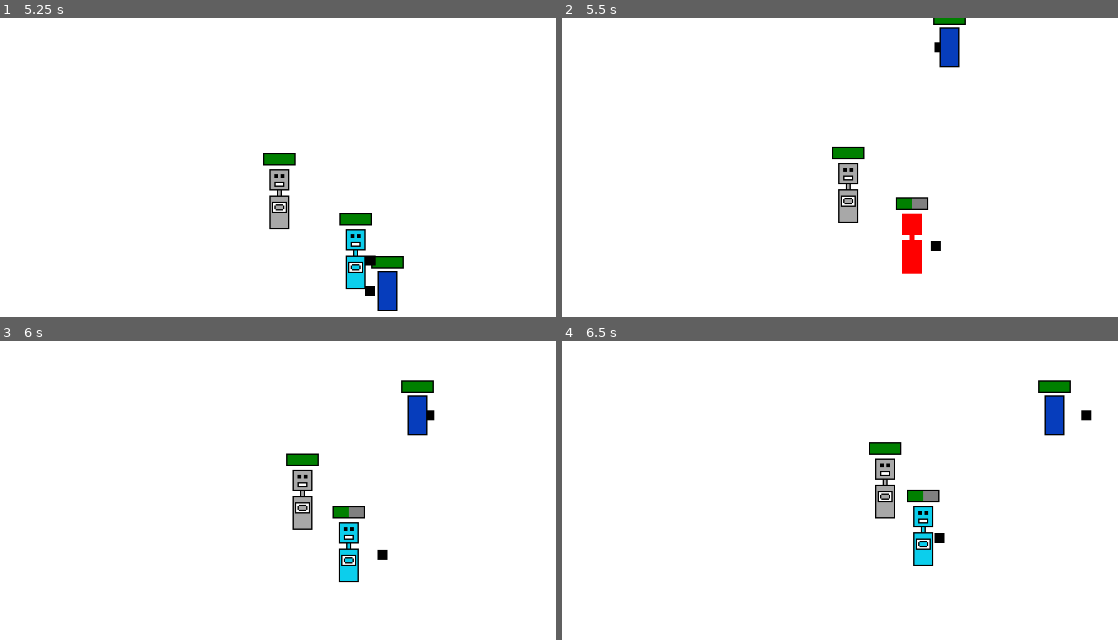
Above: before the commit, frames 1-4 (two rows, left to right).
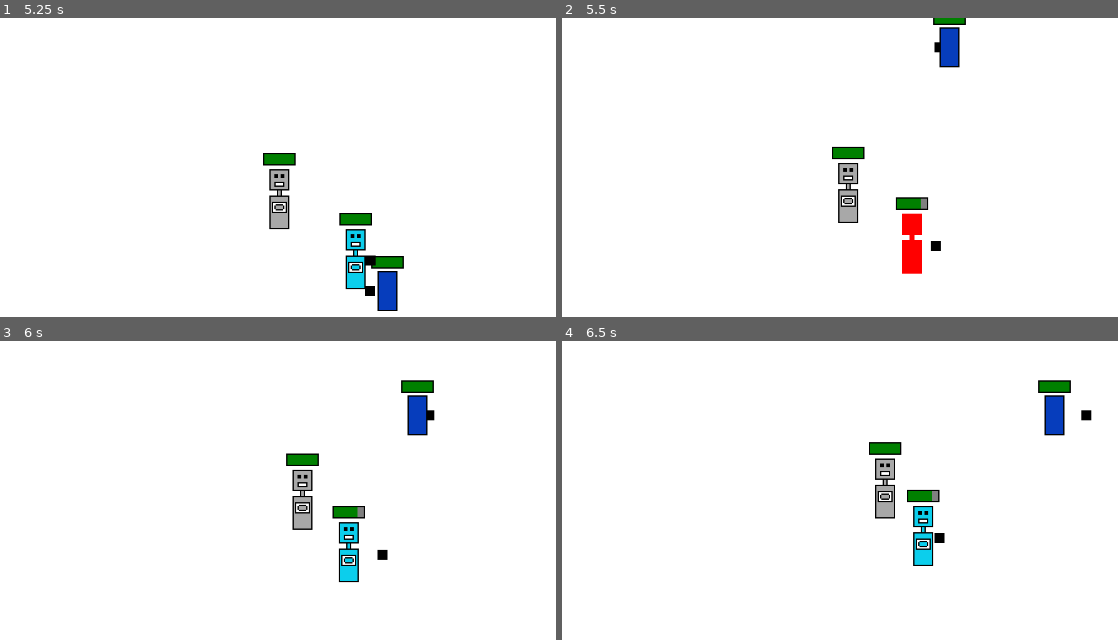
Above: after the commit, the same moments.

Repository: SSS-BBB/RecteeFight
Game: Godot game, scene res://PlayScenes/GameScenes/World/world.tscn
Same seed, same stepped clock (60 frames per second), same inputs: the game is played once before the commit and once after it.
Inputs:
- Up to frame 1 (5.25 s): hold D (move_right) 0.53-1.28 s; hold Space (attack) 0.53-1.28 s; hold S (move_down) 1.28-2.03 s; tap Space (attack) at 1.35, 2.85, 4.35 s; hold D (move_right) 2.03-2.78 s; hold Space (attack) 2.03-2.78 s; hold W (move_up) 2.78-3.53 s; hold Space (attack) 3.53-4.28 s; hold A (move_left) 3.53-5.03 s; hold S (move_down) from 5.03 s (still down); hold Space (attack) from 5.03 s (still down)
- Up to frame 2 (5.5 s): keep holding S (move_down); keep holding Space (attack)
- Up to frame 3 (6 s): release S (move_down) at 5.78 s; release Space (attack) at 5.78 s; hold D (move_right) from 5.78 s (still down); tap Space (attack) at 5.85 s
- Up to frame 4 (6.5 s): keep holding D (move_right)

Frame 1 is identical in both runs. In frame 2, less than 0.1% of the frame differs, in the area x 62-65%, y 60-64%; in frame 3, less than 0.1%; in frame 4, less than 0.1%.

Commit message:
Added apply effect to player
-added apply effect component
-added player debug component to see player stats after effect applied to player
-play pick up SFX when player pick up an upgrade

Diff:
--- /dev/null
+++ b/Entities/Actors/Components/ApplyEffect/apply_effect_component.gd
@@ -0,0 +1,65 @@
+class_name ApplyEffectComponent extends Node2D
+
+@export var _health_component: HealthComponent # current health, max health
+@export var _player_control: PlayerControl # speed
+@export var _melee_attack_component: MeleeAttackComponent # attck speed, damage
+@export var _pick_up_audio_player: AudioStreamPlayer2D
+
+signal effect_applied
+
+func apply_effect(upgrade_resource: UpgradePotionResource) -> bool:
+	var applied_successfully: bool = false
+	match upgrade_resource.effect:
+		UpgradePotionResource.Effect.CURRENT_HEALTH:
+			applied_successfully = _upgrade_current_health(upgrade_resource.value_i)
+		UpgradePotionResource.Effect.MAX_HEALTH:
+			applied_successfully = _upgrade_max_health(upgrade_resource.value_i)
+		UpgradePotionResource.Effect.SPEED:
+			applied_successfully = _upgrade_speed(upgrade_resource.value_f)
+		UpgradePotionResource.Effect.ATTACK_SPEED:
+			applied_successfully = _upgrade_attack_speed(upgrade_resource.value_f)
+		UpgradePotionResource.Effect.DAMAGE:
+			applied_successfully = _upgrade_attack_damage(upgrade_resource.value_i)
+		_:
+			push_error("ApplyEffectComponent: effect " + str(upgrade_resource.effect) + " is not implemented yet.")
+
+	if applied_successfully:
+		if _pick_up_audio_player:
+			_pick_up_audio_player.stream = upgrade_resource.get_audio
+			_pick_up_audio_player.play()
+		else:
+			push_warning("ApplyEffectComponent: _pick_up_audio_player is not initialized. cannot play audio when pick up an upgrade potion.")
+
+		effect_applied.emit()
+
+	return applied_successfully
+
+func _upgrade_current_health(value: int) -> bool:
+	if not _health_component:
+		push_error("ApplyEffectComponent: _health_component is not initialized. cannot upgrade current health.")
+		return false
+	return _health_component.gain_health(value)
+
+func _upgrade_max_health(value: int) -> bool:
+	if not _health_component:
+		push_error("ApplyEffectComponent: _health_component is not initialized. cannot upgrade max health.")
+		return false
+	return _health_component.update_max_health(value)
+
+func _upgrade_speed(value: float) -> bool:
+	if not _player_control:
+		push_error("ApplyEffectComponent: _player_control is not initialized. cannot upgrade speed.")
+		return false
+	return _player_control.upgrade_speed(value)
+
+func _upgrade_attack_speed(value: float) -> bool:
+	if not _melee_attack_component:
+		push_error("ApplyEffectComponent: _melee_attack_component is not initialized. cannot upgrade attack speed.")
+		return false
+	return _melee_attack_component.upgrade_attack_speed(value)
+
+func _upgrade_attack_damage(value: int) -> bool:
+	if not _melee_attack_component:
+		push_error("ApplyEffectComponent: _melee_attack_component is not initialized. cannot upgrade attack damage.")
+		return false
+	return _melee_attack_component.upgrade_damage(value)
--- /dev/null
+++ b/Entities/Actors/Components/ApplyEffect/apply_effect_component.tscn
@@ -0,0 +1,9 @@
+[gd_scene load_steps=2 format=3 uid="uid://cvvsubu5jc88s"]
+
+[ext_resource type="Script" uid="uid://1v78oygt6qpk" path="res://Entities/Actors/Components/ApplyEffect/apply_effect_component.gd" id="1_ysagh"]
+
+[node name="ApplyEffectComponent" type="Node2D" node_paths=PackedStringArray("_health_component", "_player_control", "_melee_attack_component")]
+script = ExtResource("1_ysagh")
+_health_component = NodePath("")
+_player_control = NodePath("")
+_melee_attack_component = NodePath("")
--- a/Entities/Actors/Components/Health/health_component.gd
+++ b/Entities/Actors/Components/Health/health_component.gd
@@ -82,16 +82,20 @@
 
 	return true
 
-func update_max_health(value: int, update_health: bool = true) -> void:
-	_max_health = value
+func update_max_health(value: int, update_health: bool = true) -> bool:
+	_max_health += value
 	if update_health:
 		_health = _max_health
 
 	health_update.emit(_health)
+	return true
 
 func force_die() -> void:
 	_health = 0
 	actor_die.emit()
 
+func get_current_health() -> int:
+	return _health
+
 func get_max_health() -> int:
 	return _max_health
--- a/Entities/Actors/Components/MeleeAttack/Node/melee_attack_component.gd
+++ b/Entities/Actors/Components/MeleeAttack/Node/melee_attack_component.gd
@@ -123,3 +123,18 @@
 		_tween.tween_callback(_finished_punching)
 		_tween.bind_node(self)
 		_tween.play()
+
+func upgrade_attack_speed(value: float) -> bool:
+	_attack_duration -= value
+	_attack_duration = max(0.01, _attack_duration)
+	return true
+
+func upgrade_damage(value: int) -> bool:
+	_attack_damage += value
+	return true
+
+func get_attack_duration() -> float:
+	return _attack_duration
+
+func get_attack_damage() -> int:
+	return _attack_damage
--- a/Entities/Actors/Enemies/Robots/BasicRobot/Nodes/basic_robot.tscn
+++ b/Entities/Actors/Enemies/Robots/BasicRobot/Nodes/basic_robot.tscn
@@ -22,40 +22,40 @@
 wave_rate_i = 1
 wave_rate_f = 0.0
 wave_dependent = true
-drop_chance = 0.5
+drop_chance = 1.0
 metadata/_custom_type_script = "uid://dko7pib03fyae"
 
 [sub_resource type="Resource" id="Resource_861ij"]
 script = ExtResource("8_861ij")
 upgrade_effect = 1
-init_value_i = 0
+init_value_i = 5
 init_value_f = 0.0
 wave_rate_i = 0
 wave_rate_f = 0.0
 wave_dependent = true
-drop_chance = 0.2
+drop_chance = 1.0
 metadata/_custom_type_script = "uid://dko7pib03fyae"
 
 [sub_resource type="Resource" id="Resource_aatql"]
 script = ExtResource("8_861ij")
 upgrade_effect = 2
 init_value_i = 0
-init_value_f = 0.0
+init_value_f = 15.0
 wave_rate_i = 0
 wave_rate_f = 0.0
 wave_dependent = true
-drop_chance = 0.3
+drop_chance = 1.0
 metadata/_custom_type_script = "uid://dko7pib03fyae"
 
 [sub_resource type="Resource" id="Resource_s2ru4"]
 script = ExtResource("8_861ij")
 upgrade_effect = 4
-init_value_i = 0
+init_value_i = 2
 init_value_f = 0.0
 wave_rate_i = 0
 wave_rate_f = 0.0
 wave_dependent = true
-drop_chance = 0.25
+drop_chance = 1.0
 metadata/_custom_type_script = "uid://dko7pib03fyae"
 
 [sub_resource type="ShaderMaterial" id="ShaderMaterial_j4ywm"]
--- a/Entities/Actors/Enemies/Robots/TeleportaionRobot/Nodes/teleportation_robot.tscn
+++ b/Entities/Actors/Enemies/Robots/TeleportaionRobot/Nodes/teleportation_robot.tscn
@@ -26,8 +26,8 @@
 [node name="TeleportationRobot" instance=ExtResource("1_bpxhg")]
 
 [node name="HealthComponent" parent="ComponentsContainer" index="0"]
-_init_max_health = 3
-_max_health_range_radius = 2
+_init_max_health = 5
+_max_health_range_radius = 1
 
 [node name="MeleeAttackComponent" parent="ComponentsContainer" index="2"]
 _init_attack_duration = 1.75
--- a/Entities/Actors/Player/Components/PlayerControl/player_control.gd
+++ b/Entities/Actors/Player/Components/PlayerControl/player_control.gd
@@ -55,3 +55,10 @@
 		_player_body.global_position.y += get_viewport().size.y
 	elif _player_body.global_position.y >= get_viewport().size.y:
 		_player_body.global_position.y -= get_viewport().size.y
+
+func upgrade_speed(value: float) -> bool:
+	_player_speed += value
+	return true
+
+func get_speed() -> float:
+	return _player_speed
--- /dev/null
+++ b/Entities/Actors/Player/Components/PlayerDebugComponent/player_debug_component.gd
@@ -0,0 +1,34 @@
+class_name PlayerDebugComponent extends Node2D
+
+@export var _health_component: HealthComponent # current health, max health
+@export var _player_control: PlayerControl # speed
+@export var _melee_attack_component: MeleeAttackComponent # attck speed, damage
+@export var _apply_effect_component: ApplyEffectComponent
+
+func _ready() -> void:
+	if not _apply_effect_component:
+		push_error("PlayerDebugComponent: _apply_effect_component is not initialized. cannot see player stats after effects are applied.")
+		return
+	_apply_effect_component.effect_applied.connect(_show_stats)
+	_show_stats()
+
+func _show_stats() -> void:
+	print("Player Stats")
+	if _health_component:
+		print("Current Health: " + str(_health_component.get_current_health()))
+		print("Max Health: " + str(_health_component.get_max_health()))
+	else:
+		push_warning("PlayerDebugComponent: _health_component is not initialized. cannot show player's current health and max health.")
+
+	if _player_control:
+		print("Speed: " + str(_player_control.get_speed()))
+	else:
+		push_warning("PlayerDebugComponent: _player_control is not initialized. cannot show player's speed.")
+
+	if _melee_attack_component:
+		print("Attack Duration: " + str(_melee_attack_component.get_attack_duration()))
+		print("Attack Damage: " + str(_melee_attack_component.get_attack_damage()))
+	else:
+		push_warning("PlayerDebugComponent: _melee_attack_component is not initialized. cannot show player's attack duration and damage.")
+
+	print("--------------------------------------------------")
--- /dev/null
+++ b/Entities/Actors/Player/Components/PlayerDebugComponent/player_debug_component.tscn
@@ -0,0 +1,10 @@
+[gd_scene load_steps=2 format=3 uid="uid://djeyfq48syq50"]
+
+[ext_resource type="Script" uid="uid://b57vh1ba3tsp6" path="res://Entities/Actors/Player/Components/PlayerDebugComponent/player_debug_component.gd" id="1_id7yf"]
+
+[node name="PlayerDebugComponent" type="Node2D" node_paths=PackedStringArray("_health_component", "_player_control", "_melee_attack_component", "_apply_effect_component")]
+script = ExtResource("1_id7yf")
+_health_component = NodePath("")
+_player_control = NodePath("")
+_melee_attack_component = NodePath("")
+_apply_effect_component = NodePath("")
--- a/Entities/Actors/Player/Node/player.tscn
+++ b/Entities/Actors/Player/Node/player.tscn
@@ -10,6 +10,9 @@
 [ext_resource type="PackedScene" uid="uid://cfomss1rirx5h" path="res://Entities/Actors/Components/Knockback/knockback_component.tscn" id="5_mbxmi"]
 [ext_resource type="AudioStream" uid="uid://pecn5u2br0fr" path="res://Entities/Actors/Player/SFXs/PlayerDamaged/rectee_damaged.wav" id="5_vut02"]
 [ext_resource type="Shader" uid="uid://cqdc1l00nk1gq" path="res://Entities/Actors/HUDs/HitFlash/hit_flash.tres" id="6_4c2vl"]
+[ext_resource type="PackedScene" uid="uid://cvvsubu5jc88s" path="res://Entities/Actors/Components/ApplyEffect/apply_effect_component.tscn" id="7_fyk2m"]
+[ext_resource type="PackedScene" uid="uid://djeyfq48syq50" path="res://Entities/Actors/Player/Components/PlayerDebugComponent/player_debug_component.tscn" id="8_fyk2m"]
+[ext_resource type="AudioStream" uid="uid://b32i7bcq84v00" path="res://Entities/Actors/Player/SFXs/UpgradePickup/upgrade_pickup.wav" id="13_cfujg"]
 
 [sub_resource type="ShaderMaterial" id="ShaderMaterial_v12bg"]
 resource_local_to_scene = true
@@ -83,6 +86,18 @@
 _actor_body = NodePath("../..")
 _init_knockback_reduce = 0.25
 
+[node name="ApplyEffectComponent" parent="ComponentsContainer" node_paths=PackedStringArray("_health_component", "_player_control", "_melee_attack_component", "_pick_up_audio_player") instance=ExtResource("7_fyk2m")]
+_health_component = NodePath("../HealthComponent")
+_player_control = NodePath("../PlayerControl")
+_melee_attack_component = NodePath("../MeleeAttackComponent")
+_pick_up_audio_player = NodePath("../../AudioPlayers/UpgradePickUpAudioPlayer")
+
+[node name="PlayerDebugComponent" parent="ComponentsContainer" node_paths=PackedStringArray("_health_component", "_player_control", "_melee_attack_component", "_apply_effect_component") instance=ExtResource("8_fyk2m")]
+_health_component = NodePath("../HealthComponent")
+_player_control = NodePath("../PlayerControl")
+_melee_attack_component = NodePath("../MeleeAttackComponent")
+_apply_effect_component = NodePath("../ApplyEffectComponent")
+
 [node name="Sprite2D" type="Sprite2D" parent="."]
 material = SubResource("ShaderMaterial_v12bg")
 texture = ExtResource("1_orhga")
@@ -104,6 +119,9 @@
 [node name="AttackedAudioPlayer" type="AudioStreamPlayer2D" parent="AudioPlayers"]
 stream = ExtResource("5_vut02")
 
+[node name="UpgradePickUpAudioPlayer" type="AudioStreamPlayer2D" parent="AudioPlayers"]
+stream = ExtResource("13_cfujg")
+
 [node name="AnimationPlayers" type="Node" parent="."]
 
 [node name="HitFlashAnimationPlayer" type="AnimationPlayer" parent="AnimationPlayers"]
--- a/Entities/Objects/Items/UpgradePotions/Nodes/upgrade_potion.gd
+++ b/Entities/Objects/Items/UpgradePotions/Nodes/upgrade_potion.gd
@@ -5,6 +5,7 @@
 
 @onready var _sprite: Sprite2D = %Sprite2D
 @export var _upgrade_potion_resource: UpgradePotionResource
+@export var _target: String = "player"
 
 static func new_upgrade_potion(resource: UpgradePotionResource, pos: Vector2, potion_scale: Vector2 = 1.2 * Vector2.ONE) -> UpgradePotion:
 	var potion: UpgradePotion = UPGRADE_POTION_SCENE.instantiate()
@@ -24,3 +25,16 @@
 	_position.y = _upgrade_potion_resource.cell_position.y * _upgrade_potion_resource.size.y
 	_sprite.region_enabled = true
 	_sprite.region_rect = Rect2(_position, _upgrade_potion_resource.size)
+
+func _on_body_entered(body: Node2D) -> void:
+	if not body.is_in_group(_target):
+		return
+
+	var body_apply_effect_component: ApplyEffectComponent = GameManager.find_apply_effect_component(body)
+
+	if not body_apply_effect_component:
+		push_error("UpgradePotion: cannot find ApplyEffectComponent from " + body.to_string() + ". cannot apply effect to this body.")
+		return
+
+	if body_apply_effect_component.apply_effect(_upgrade_potion_resource):
+		queue_free()
--- a/Entities/Objects/Items/UpgradePotions/Nodes/upgrade_potion.tscn
+++ b/Entities/Objects/Items/UpgradePotions/Nodes/upgrade_potion.tscn
@@ -19,6 +19,7 @@
 [node name="UpgradePotion" type="Area2D"]
 script = ExtResource("1_pjecu")
 _upgrade_potion_resource = SubResource("Resource_p3e81")
+_target = null
 
 [node name="Sprite2D" type="Sprite2D" parent="."]
 unique_name_in_owner = true
@@ -28,3 +29,5 @@
 
 [node name="CollisionShape2D" type="CollisionShape2D" parent="."]
 shape = SubResource("CircleShape2D_pjecu")
+
+[connection signal="body_entered" from="." to="." method="_on_body_entered"]
--- a/Utils/Globals/GameManager/game_manager.gd
+++ b/Utils/Globals/GameManager/game_manager.gd
@@ -20,6 +20,15 @@
 
 	return null
 
+func find_apply_effect_component(node: Node2D) -> ApplyEffectComponent:
+	for child in node.get_children():
+		if child is ApplyEffectComponent:
+			return child
+		elif child.is_in_group("components_container"):
+			return find_apply_effect_component(child)
+
+	return null
+
 # Random radius value
 func randi_radius(center: int, radius: int, minimum: int = 1) -> int:
 	if radius == 0:
Not shown, added: Entities/Actors/Components/ApplyEffect/apply_effect_component.gd.uid
Not shown, added: Entities/Actors/Player/Components/PlayerDebugComponent/player_debug_component.gd.uid
Not shown: 1 places in Entities/Actors/Player/Node/player.tscn that only renumber resources
